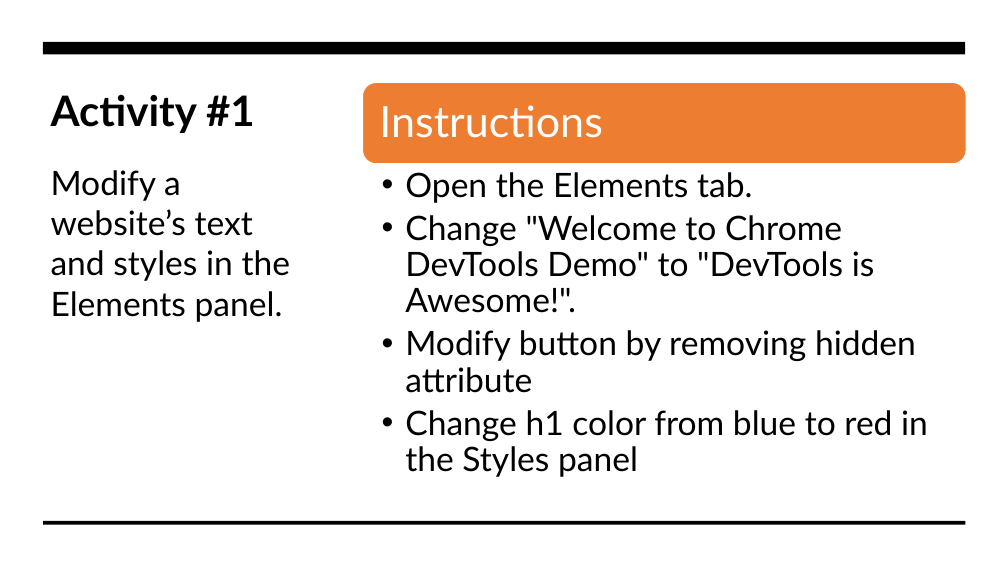
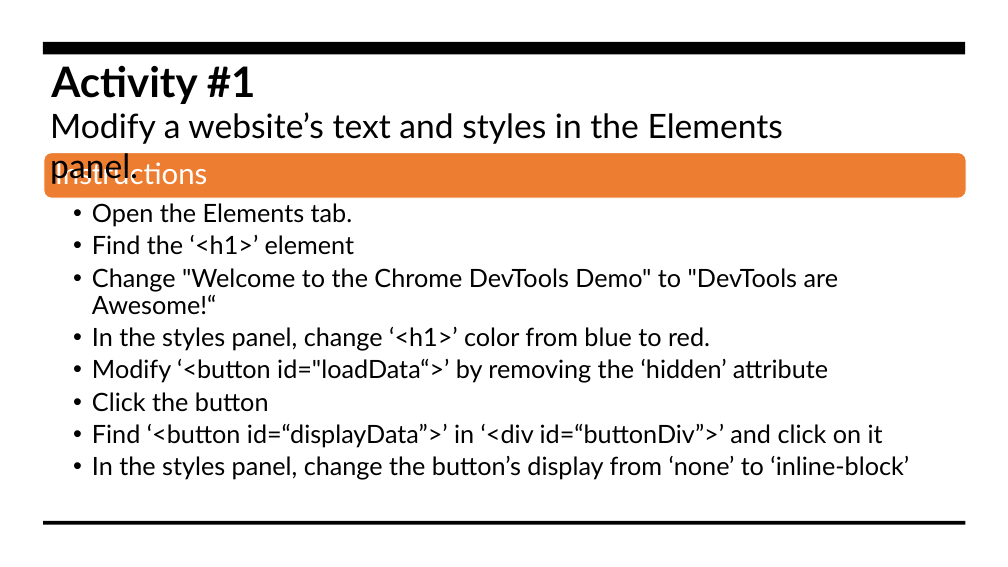
Before and after one commit to JakobieBrown/ChromeDevToolsWorkshop, a slide deck: slide 8 of ChromeDevToolsPresentation.pptx (slide 6 before the commit). Drawn at 1008x567 pixels with LibreOffice and Linux fonts; fonts in the diff are those of the drawing. Boxes give left, top, right and bottom in pixels: in the first picture for what was removed or moved away, otherwise in the second. Text is boxed around its words. In the diff, an @@ line names an element or a change of style, - is before the commit and + after.

Commit message:
Added updated presentation files

```diff
--- a/ChromeDevToolsPresentation.pptx
+++ b/ChromeDevToolsPresentation.pptx
@@ text "Activity #1": place and size @@
-text "Activity #1" at <box>51,94,255,133</box>
+text "Activity #1" at <box>51,65,256,104</box>
@@ text "Activity #1" at <box>51,65,256,104</box>: line spacing 1 to 0.9 @@
@@ rounded rectangle removed at <box>363,82,966,164</box> @@
@@ text "Modify a website’s text and ..." rewrapped from <box>51,170,291,322</box> to <box>50,112,783,144</box> @@
@@ rounded rectangle added at <box>44,153,966,198</box>, fill #ED7D31, outline #FFFFFF 1 pt @@
@@ text "Instructions": place and size @@
-text "Instructions" at <box>379,105,602,138</box>
+text "Instructions" at <box>55,159,208,185</box>
@@ text "Instructions" at <box>55,159,208,185</box>: size 41 to 28 pt; less space between paragraphs @@
@@ text "Open the Elements tab.": place and size @@
-text "Open the Elements tab." at <box>405,172,928,477</box>
+text "Open the Elements tab." at <box>92,203,909,480</box>
@@ text at <box>92,203,353,227</box>: size 32 to 24 pt in "Open the Elements tab."; indent changed; less space between paragraphs @@
@@ text at <box>92,235,909,480</box>: text changed; size 32 to 24 pt @@
-  • Change "Welcome to Chrome DevTools Demo" to "DevTools is Awesome!".
-  • Modify button by removing hidden attribute
-  • Change h1 color from blue to red in the Styles panel
+  • Find the ‘<h1>’ element
+  • Change "Welcome to the Chrome DevTools Demo" to "DevTools are Awesome!“
+  • In the styles panel, change ‘<h1>’ color from blue to red.
+  • Modify ‘<button id="loadData“>’ by removing the ‘hidden’ attribute
+  • Click the button
+  • Find ‘<button id=“displayData”>’ in ‘<div id=“buttonDiv”>’ and click on it
+  • In the styles panel, change the button’s display from ‘none’ to ‘inline-block’
```
Also in this commit, not shown: 5 other slides changed, 9 slides added, 2 slides removed, 3 other files.
